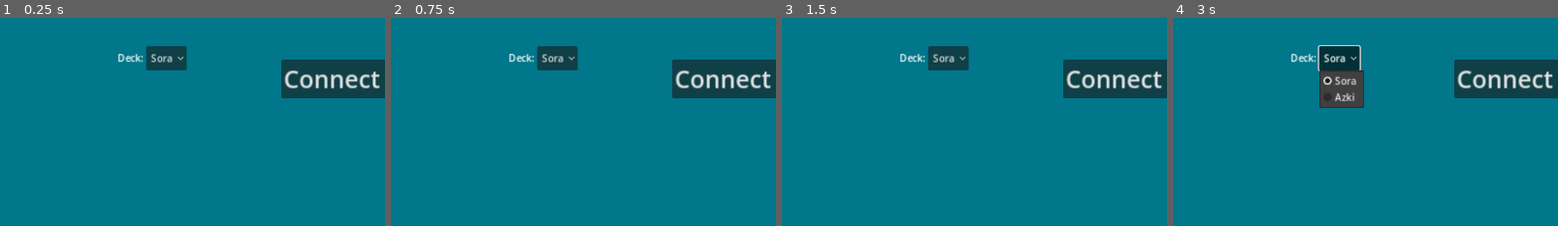
Above: before the commit, frames 1-4 (left to right).
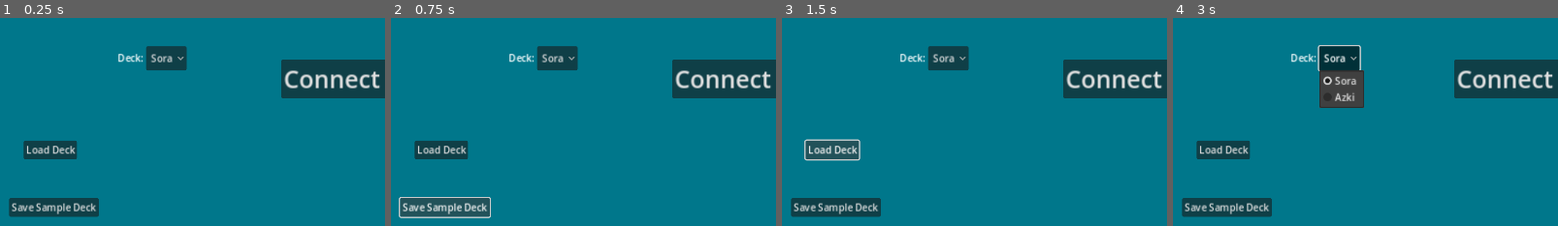
Above: after the commit, the same moments.

Repository: daniel-k-taylor/holocardclient
Game: Godot game, scene res://scenes/main.tscn
Same seed, same stepped clock (60 frames per second), same inputs: the game is played once before the commit and once after it.
Inputs (mouse positions are % of the whole screen's width and height, from its top left):
- Up to frame 1 (0.25 s): no input
- Up to frame 2 (0.75 s): click (7, 83) at 0.5 s, where only the run after the commit has a clickable "Save Sample Deck"
- Up to frame 3 (1.5 s): click (7, 69) at 1.25 s, where only the run after the commit has a clickable "Load Deck"
- Up to frame 4 (3 s): click (2, 2) at 2 s; click "Sora" at 2.75 s
The pictures show only the part of the screen within x 0-50%, y 38-87%; the shares and areas given below are measured in that part.

The runs differ from the first frame. In frame 1, 3.4% of the frame differs, in the area x 2-26%, y 59-96%; in frame 2, 3.7%; in frame 3, 3.7%, in the area x 2-26%, y 58-96%; in frame 4, 3.4%.

Commit message:
deck loading functionality

Diff:
--- a/globals/network_manager.gd
+++ b/globals/network_manager.gd
@@ -119,7 +119,7 @@
 
 	match message["error_id"]:
 		ServerError_JoinInvalidDeck:
-			join_operation_failed.emit()
+			join_operation_failed.emit(ServerError_JoinInvalidDeck)
 		_:
 			# No special error handling.
 			pass
--- a/scenes/menu/main_menu.gd
+++ b/scenes/menu/main_menu.gd
@@ -2,33 +2,11 @@
 
 var oshi_sora = "hSD01-001"
 var oshi_azki = "hSD01-002"
-var deck = {
-	"hSD01-003": 4,
-	"hSD01-004": 3,
-	"hSD01-005": 3,
-	"hSD01-006": 2,
-	"hSD01-007": 2,
-	"hSD01-008": 4,
-	"hSD01-009": 3,
-	"hSD01-010": 3,
-	"hSD01-011": 2,
-	"hSD01-012": 2,
-	"hSD01-013": 2,
-	"hSD01-014": 2,
-	"hSD01-015": 2,
-	"hSD01-016": 3,
-	"hSD01-017": 3,
-	"hSD01-018": 3,
-	"hSD01-019": 3,
-	"hSD01-020": 2,
-	"hSD01-021": 2,
-}
-
-var cheer_deck = {
-	"hY01-001": 10,
-	"hY02-001": 10
-}
-
+
+### Web-specific variables
+var window
+var file_load_callback
+###
 
 # Buttons
 @onready var play_ai_button = $MainButtons/PlayAIButton
@@ -41,11 +19,14 @@
 @onready var server_status = $ServerStatus/ServerStatusLabel
 @onready var client_version = $ClientVersion/ClientVersionLabel
 @onready var player_username = $PlayerUsernameLabel
+@onready var custom_deck_label = $CustomDeckLabel
 
 # Other
 @onready var server_info_list : ItemList = $ServerInfoList
 @onready var deck_selector = $HBoxContainer/DeckSelector
-
+@onready var save_file_dialog = $SaveFileDialog
+@onready var open_file_dialog = $OpenFileDialog
+@onready var modal_dialog = $ModalDialog
 
 enum MenuState {
 	MenuState_ConnectingToServer,
@@ -57,6 +38,8 @@
 var menu_state : MenuState = MenuState.MenuState_ConnectingToServer
 
 var match_queues : Array = []
+var loaded_deck = get_starter_deck()
+var custom_deck_used = false
 
 # Called when the node enters the scene tree for the first time.
 func _ready() -> void:
@@ -68,6 +51,17 @@
 	NetworkManager.connect("join_operation_failed", _on_join_failed)
 
 	client_version.text = GlobalSettings.get_client_version()
+
+	save_file_dialog.visible = false
+	open_file_dialog.visible = false
+	custom_deck_label.visible = false
+
+	if OS.has_feature("web"):
+		#setupFileLoad defined in the HTML5 export header
+		#calls load_deck when file gets user-selected by window.input.click()
+		window = JavaScriptBridge.get_interface("window")
+		file_load_callback = JavaScriptBridge.create_callback(load_deck)
+		window.setupFileLoad(file_load_callback)
 
 func _update_element(button, enabled_value, visibility_value):
 	button.disabled = not enabled_value
@@ -176,7 +170,10 @@
 		if queue["queue_name"] == "main_matchmaking_ai":
 			return queue
 
-func get_deck_oshi():
+func get_player_oshi():
+	if custom_deck_used:
+		return loaded_deck["oshi"]
+
 	var deck_value = deck_selector.selected
 	var chosen_oshi = oshi_sora
 	match deck_value:
@@ -186,12 +183,26 @@
 			chosen_oshi = oshi_azki
 	return chosen_oshi
 
+func get_player_deck():
+	return loaded_deck["deck"]
+
+func get_player_cheer_deck():
+	return loaded_deck["cheer_deck"]
+
 func _on_join_queue_button_pressed() -> void:
 	menu_state = MenuState.MenuState_Queued
 	_update_buttons()
-	NetworkManager.join_match_queue(self.get_matchmaking_queue(), get_deck_oshi(), deck, cheer_deck)
-
-func _on_join_failed() -> void:
+	join_match_queue(self.get_matchmaking_queue())
+
+func join_match_queue(queue):
+	NetworkManager.join_match_queue(queue, get_player_oshi(), get_player_deck(), get_player_cheer_deck())
+
+func _on_join_failed(error_id) -> void:
+	match error_id:
+		NetworkManager.ServerError_JoinInvalidDeck:
+			modal_dialog.set_text_fields("Invalid deck", "OK", "")
+		_:
+			modal_dialog.set_text_fields("Join failed", "OK", "")
 	menu_state = MenuState.MenuState_Connected_Default
 	_update_buttons()
 
@@ -206,4 +217,104 @@
 func _on_play_ai_button_pressed() -> void:
 	menu_state = MenuState.MenuState_Queued
 	_update_buttons()
-	NetworkManager.join_match_queue(self.get_ai_queue(), get_deck_oshi(), deck, cheer_deck)
+	join_match_queue(self.get_ai_queue())
+
+
+func _on_load_deck_button_pressed():
+	if OS.has_feature("web"):
+		window.input.click()
+	else:
+		open_file_dialog.visible = true
+
+func _on_save_deck_button_pressed():
+	if OS.has_feature("web"):
+		window = JavaScriptBridge.get_interface("window")
+		var file_name = "deck_format.json"
+		var file_content = JSON.stringify(get_starter_deck())
+		window.saveTextToFile(file_name, file_content)
+	else:
+		save_file_dialog.visible = true
+
+func load_deck(data):
+	var json = JSON.new()
+	if json.parse(data[0]) == OK:
+		if "oshi" not in json.data or typeof(json.data["oshi"]) != TYPE_STRING:
+			modal_dialog.set_text_fields("Invalid format:\nInvalid oshi", "OK", "")
+			return
+		if "deck" not in json.data or typeof(json.data["deck"]) != TYPE_DICTIONARY:
+			modal_dialog.set_text_fields("Invalid format:\nInvalid deck", "OK", "")
+			return
+		if "cheer_deck" not in json.data or typeof(json.data["cheer_deck"]) != TYPE_DICTIONARY:
+			modal_dialog.set_text_fields("Invalid format:\nInvalid cheer deck", "OK", "")
+			return
+		for deck_key in json.data["deck"]:
+			if typeof(deck_key) != TYPE_STRING:
+				modal_dialog.set_text_fields("Invalid format:\nDeck keys not all strings", "OK", "")
+				return
+			if typeof(json.data["deck"][deck_key]) != TYPE_FLOAT:
+				modal_dialog.set_text_fields("Invalid format:\nDeck counts not numbers", "OK", "")
+				return
+		for cheer_key in json.data["cheer_deck"]:
+			if typeof(cheer_key) != TYPE_STRING:
+				modal_dialog.set_text_fields("Invalid format:\nCheer Deck keys not all strings", "OK", "")
+				return
+			if typeof(json.data["cheer_deck"][cheer_key]) != TYPE_FLOAT:
+				modal_dialog.set_text_fields("Invalid format:\nCheer Deck counts not numbers", "OK", "")
+				return
+		var new_deck = {
+			"oshi": json.data["oshi"],
+			"deck": {},
+			"cheer_deck": {},
+		}
+		for deck_key in json.data["deck"]:
+			new_deck["deck"][deck_key] = int(json.data["deck"][deck_key])
+		for cheer_key in json.data["cheer_deck"]:
+			new_deck["cheer_deck"][cheer_key] = int(json.data["cheer_deck"][cheer_key])
+		_on_deck_loaded(new_deck)
+	else:
+		var error_message = "JSON Parse Error: " + json.get_error_message()
+		modal_dialog.set_text_fields(error_message, "OK", "")
+
+func _on_deck_loaded(new_deck):
+	loaded_deck = new_deck
+	custom_deck_used = true
+	custom_deck_label.visible = true
+
+func _on_save_file_dialog_file_selected(path: String) -> void:
+	var file = FileAccess.open(path, FileAccess.WRITE)
+	var content = JSON.stringify(get_starter_deck())
+	file.store_string(content)
+
+
+func _on_open_file_dialog_file_selected(path: String) -> void:
+	load_deck([FileAccess.get_file_as_string(path)])
+
+func get_starter_deck():
+	return {
+		"oshi": "hSD01-001",
+		"deck": {
+			"hSD01-003": 4,
+			"hSD01-004": 3,
+			"hSD01-005": 3,
+			"hSD01-006": 2,
+			"hSD01-007": 2,
+			"hSD01-008": 4,
+			"hSD01-009": 3,
+			"hSD01-010": 3,
+			"hSD01-011": 2,
+			"hSD01-012": 2,
+			"hSD01-013": 2,
+			"hSD01-014": 2,
+			"hSD01-015": 2,
+			"hSD01-016": 3,
+			"hSD01-017": 3,
+			"hSD01-018": 3,
+			"hSD01-019": 3,
+			"hSD01-020": 2,
+			"hSD01-021": 2,
+		},
+		"cheer_deck": {
+			"hY01-001": 10,
+			"hY02-001": 10
+		}
+	}
--- a/scenes/menu/main_menu.tscn
+++ b/scenes/menu/main_menu.tscn
@@ -1,7 +1,8 @@
-[gd_scene load_steps=3 format=3 uid="uid://dl8ct7vpm73vm"]
+[gd_scene load_steps=4 format=3 uid="uid://dl8ct7vpm73vm"]
 
 [ext_resource type="Theme" uid="uid://dpxwceaf3f35h" path="res://themes/menubuttontheme.tres" id="1_i5wud"]
 [ext_resource type="Script" path="res://scenes/menu/main_menu.gd" id="1_wc6th"]
+[ext_resource type="PackedScene" uid="uid://wmclosx28ofb" path="res://scenes/misc/modal_dialog.tscn" id="3_6lbr4"]
 
 [node name="MainMenu" type="Control"]
 layout_mode = 3
@@ -162,8 +163,55 @@
 theme_override_font_sizes/font_size = 32
 text = "Players"
 
+[node name="SampleDeckButton" type="Button" parent="."]
+layout_mode = 0
+offset_left = 15.0
+offset_top = 557.0
+offset_right = 163.0
+offset_bottom = 588.0
+text = "Save Sample Deck"
+
+[node name="LoadDeckButton" type="Button" parent="."]
+layout_mode = 0
+offset_left = 39.0
+offset_top = 462.0
+offset_right = 127.0
+offset_bottom = 493.0
+text = "Load Deck"
+
+[node name="SaveFileDialog" type="FileDialog" parent="."]
+initial_position = 1
+size = Vector2i(800, 400)
+use_native_dialog = true
+
+[node name="OpenFileDialog" type="FileDialog" parent="."]
+title = "Open a File"
+initial_position = 1
+size = Vector2i(800, 400)
+ok_button_text = "Open"
+file_mode = 0
+access = 2
+use_native_dialog = true
+
+[node name="ModalDialog" parent="." instance=ExtResource("3_6lbr4")]
+visible = false
+layout_mode = 0
+anchors_preset = 0
+
+[node name="CustomDeckLabel" type="Label" parent="."]
+layout_mode = 0
+offset_left = 142.0
+offset_top = 467.0
+offset_right = 305.0
+offset_bottom = 490.0
+text = "Custom Deck Loaded"
+
 [connection signal="pressed" from="MainButtons/PlayAIButton" to="." method="_on_play_ai_button_pressed"]
 [connection signal="pressed" from="MainButtons/ServerConnectButton" to="." method="_on_server_connect_button_pressed"]
 [connection signal="pressed" from="MainButtons/JoinQueueButton" to="." method="_on_join_queue_button_pressed"]
 [connection signal="pressed" from="MainButtons/LeaveQueueButton" to="." method="_on_leave_queue_button_pressed"]
 [connection signal="toggled" from="DebugSpewButton" to="." method="_on_debug_spew_button_toggled"]
+[connection signal="pressed" from="SampleDeckButton" to="." method="_on_save_deck_button_pressed"]
+[connection signal="pressed" from="LoadDeckButton" to="." method="_on_load_deck_button_pressed"]
+[connection signal="file_selected" from="SaveFileDialog" to="." method="_on_save_file_dialog_file_selected"]
+[connection signal="file_selected" from="OpenFileDialog" to="." method="_on_open_file_dialog_file_selected"]
--- /dev/null
+++ b/scenes/misc/modal_dialog.gd
@@ -0,0 +1,26 @@
+class_name ModalDialog
+extends CenterContainer
+
+signal accept_button_pressed
+signal close_button_pressed
+
+@onready var message_label: Label = $PanelContainer/OuterMargin/VerticalLayout/MessageLabel
+@onready var accept_button : Button = $PanelContainer/OuterMargin/VerticalLayout/ChoiceButtons/AcceptButton
+@onready var cancel_button : Button = $PanelContainer/OuterMargin/VerticalLayout/ChoiceButtons/CancelButton
+
+func set_text_fields(message_text, accept_text, cancel_text):
+	message_label.text = message_text
+	accept_button.text = accept_text
+	cancel_button.text = cancel_text
+	accept_button.visible = accept_text != ""
+	cancel_button.visible = cancel_text != ""
+	visible = true
+
+func _on_accept_button_pressed() -> void:
+	visible = false
+	accept_button_pressed.emit()
+
+
+func _on_cancel_button_pressed() -> void:
+	visible = false
+	close_button_pressed.emit()
--- /dev/null
+++ b/scenes/misc/modal_dialog.tscn
@@ -0,0 +1,70 @@
+[gd_scene load_steps=3 format=3 uid="uid://wmclosx28ofb"]
+
+[ext_resource type="Script" path="res://scenes/misc/modal_dialog.gd" id="1_533qy"]
+
+[sub_resource type="StyleBoxFlat" id="StyleBoxFlat_i5084"]
+bg_color = Color(0.233925, 0.233925, 0.233925, 1)
+border_width_left = 10
+border_width_top = 10
+border_width_right = 10
+border_width_bottom = 10
+border_color = Color(0, 0, 0, 1)
+corner_radius_top_left = 20
+corner_radius_top_right = 20
+corner_radius_bottom_right = 20
+corner_radius_bottom_left = 20
+
+[node name="ModalDialog" type="CenterContainer"]
+anchors_preset = 15
+anchor_right = 1.0
+anchor_bottom = 1.0
+grow_horizontal = 2
+grow_vertical = 2
+script = ExtResource("1_533qy")
+
+[node name="CloseOuterClick" type="Button" parent="."]
+modulate = Color(1, 1, 1, 0)
+custom_minimum_size = Vector2(1280, 720)
+layout_mode = 2
+
+[node name="PanelContainer" type="PanelContainer" parent="."]
+layout_mode = 2
+theme_override_styles/panel = SubResource("StyleBoxFlat_i5084")
+
+[node name="OuterMargin" type="MarginContainer" parent="PanelContainer"]
+layout_mode = 2
+theme_override_constants/margin_left = 50
+theme_override_constants/margin_top = 50
+theme_override_constants/margin_right = 50
+theme_override_constants/margin_bottom = 50
+
+[node name="VerticalLayout" type="VBoxContainer" parent="PanelContainer/OuterMargin"]
+layout_mode = 2
+theme_override_constants/separation = 30
+alignment = 1
+
+[node name="MessageLabel" type="Label" parent="PanelContainer/OuterMargin/VerticalLayout"]
+layout_mode = 2
+theme_override_font_sizes/font_size = 32
+text = "Are you sure you want to quit?"
+horizontal_alignment = 1
+
+[node name="ChoiceButtons" type="HBoxContainer" parent="PanelContainer/OuterMargin/VerticalLayout"]
+layout_mode = 2
+theme_override_constants/separation = 100
+alignment = 1
+
+[node name="AcceptButton" type="Button" parent="PanelContainer/OuterMargin/VerticalLayout/ChoiceButtons"]
+layout_mode = 2
+theme_override_font_sizes/font_size = 32
+text = "QUIT TO
+MENU"
+
+[node name="CancelButton" type="Button" parent="PanelContainer/OuterMargin/VerticalLayout/ChoiceButtons"]
+layout_mode = 2
+theme_override_font_sizes/font_size = 32
+text = "CANCEL"
+
+[connection signal="pressed" from="CloseOuterClick" to="." method="_on_cancel_button_pressed"]
+[connection signal="pressed" from="PanelContainer/OuterMargin/VerticalLayout/ChoiceButtons/AcceptButton" to="." method="_on_accept_button_pressed"]
+[connection signal="pressed" from="PanelContainer/OuterMargin/VerticalLayout/ChoiceButtons/CancelButton" to="." method="_on_cancel_button_pressed"]
Not shown, added: export_scripts/extra_javascript.txt
Not shown, changed: work.todo
